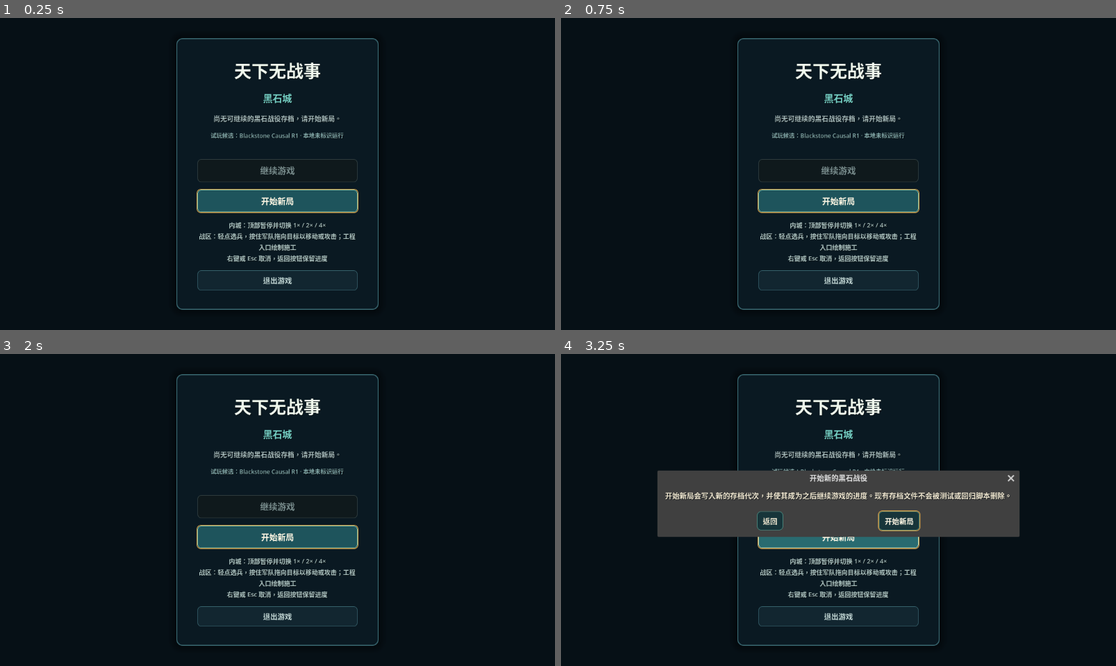
Above: before the commit, frames 1-4 (two rows, left to right).
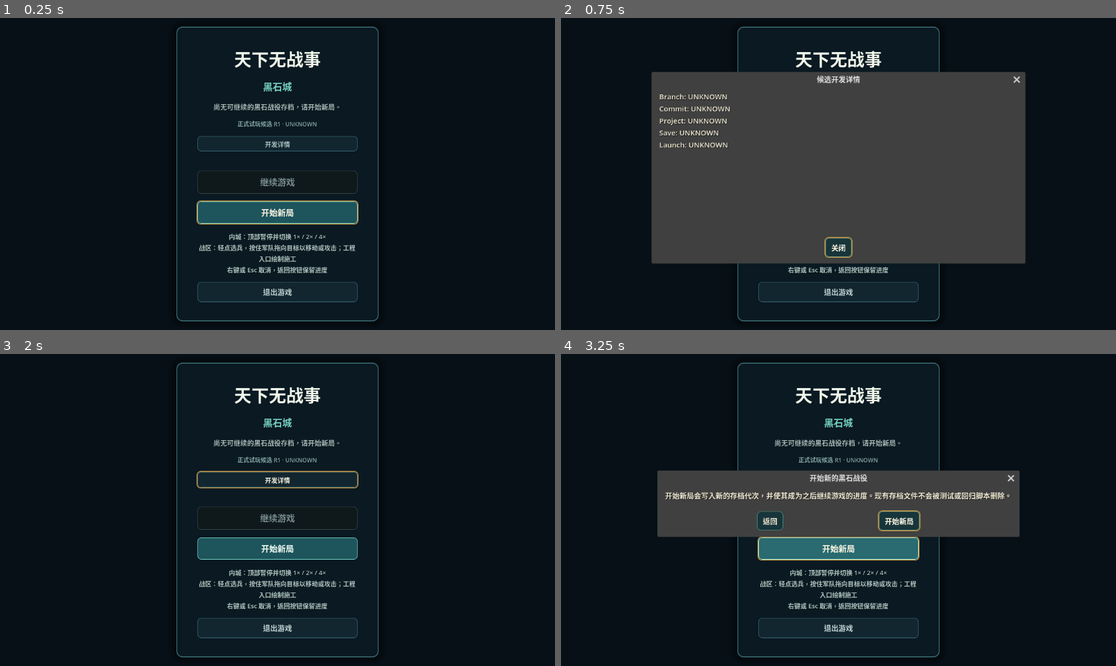
Above: after the commit, the same moments.

Repository: dodabojcuk-sys/Peace-Under-Heaven
Game: Godot game, scene res://scenes/title_shell.tscn
Same seed, same stepped clock (60 frames per second), same inputs: the game is played once before the commit and once after it.
Inputs (mouse positions are in pixels of both pictures, inside the frame that each line leads up to):
- Up to frame 1 (0.25 s): no input
- Up to frame 2 (0.75 s): click (838, 142) at 0.5 s, where only the run after the commit has a clickable "开发详情"
- Up to frame 3 (2 s): click (277, 584) at 1.25 s, where only the run after the commit has a clickable "关闭"
- Up to frame 4 (3.25 s): click "开始新局" at 2 s; click "开始新局" at 2.75 s

The runs differ from the first frame. In frame 1, 7.5% of the frame differs, in the area x 31-69%, y 2-98%; in frame 2, 43%, in the area x 16-84%, y 2-98%; in frame 3, 7.7%; in frame 4, 5.8%.

Commit message:
feat: make candidate launches version and save aware

Diff:
--- a/scenes/title_shell.tscn
+++ b/scenes/title_shell.tscn
@@ -152,9 +152,27 @@
 layout_mode = 2
 theme_override_colors/font_color = Color(0.52, 0.67, 0.67, 1)
 theme_override_font_sizes/font_size = 12
-text = "试玩候选：Blackstone Causal R1"
+text = "正式试玩候选 R1 · UNKNOWN"
 horizontal_alignment = 1
 autowrap_mode = 2
+
+[node name="DevelopmentDetailsButton" type="Button" parent="SafeArea/Center/TitlePanel/Margins/Content"]
+unique_name_in_owner = true
+custom_minimum_size = Vector2(0, 32)
+layout_mode = 2
+focus_mode = 2
+theme_override_colors/font_color = Color(0.68, 0.77, 0.76, 1)
+theme_override_font_sizes/font_size = 13
+theme_override_styles/normal = SubResource("StyleBoxFlat_secondary_normal")
+theme_override_styles/hover = SubResource("StyleBoxFlat_secondary_hover")
+theme_override_styles/pressed = SubResource("StyleBoxFlat_secondary_hover")
+text = "开发详情"
+
+[node name="DevelopmentDetailsDialog" type="AcceptDialog" parent="."]
+unique_name_in_owner = true
+title = "候选开发详情"
+dialog_text = "Branch: UNKNOWN\nCommit: UNKNOWN\nProject: UNKNOWN\nSave: UNKNOWN\nLaunch: UNKNOWN"
+ok_button_text = "关闭"
 
 [node name="Spacer" type="Control" parent="SafeArea/Center/TitlePanel/Margins/Content"]
 custom_minimum_size = Vector2(0, 8)
--- a/scripts/runtime_identity.gd
+++ b/scripts/runtime_identity.gd
@@ -9,6 +9,7 @@
 const CAMPAIGN_START_CONTINUE := &"CONTINUE"
 const CAMPAIGN_START_NEW := &"NEW"
 const SAVE_DIRECTORY_ARGUMENT_PREFIX := "--txwzs-v5-save-dir="
+const CANDIDATE_VERSION_FORMAL_R1 := "FORMAL-CANDIDATE-R1"
 
 var current_identity: Dictionary = {}
 var current_title := ""
@@ -16,6 +17,7 @@
 
 
 func _ready() -> void:
+	set_process(false)
 	_apply_after_scene_ready()
 
 
@@ -32,6 +34,20 @@
 	if DisplayServer.get_name() != "headless":
 		DisplayServer.window_set_title(current_title)
 	print("TXWZS_RUNTIME_IDENTITY %s" % current_title)
+	set_process(true)
+
+
+func _process(_delta: float) -> void:
+	var scene_label := _detect_current_scene_label()
+	if scene_label == "UNKNOWN":
+		return
+	if scene_label == String(current_identity.get("scene", "UNKNOWN")):
+		return
+	current_identity.scene = scene_label
+	current_title = build_window_title(current_identity, true)
+	if DisplayServer.get_name() != "headless":
+		DisplayServer.window_set_title(current_title)
+	print("TXWZS_RUNTIME_IDENTITY %s" % current_title)
 
 
 func _detect_current_scene_label() -> String:
@@ -42,6 +58,13 @@
 	if scene_path.ends_with("/title_shell.tscn"):
 		return SCENE_TITLE
 	if scene_path.ends_with("/blank_map.tscn"):
+		var controller := scene.get_node_or_null("ConstructionController")
+		if (
+			controller != null
+			and controller.has_method("get_formal_battle_scene")
+			and controller.get_formal_battle_scene() != null
+		):
+			return SCENE_BATTLE_C0
 		return SCENE_CITY
 	if scene_path.ends_with("/c0_battle_graybox.tscn"):
 		return SCENE_BATTLE_C0
@@ -75,13 +98,21 @@
 	var values := {
 		"launcher": "",
 		"scene": "",
+		"candidate": "",
 		"branch": "",
 		"commit": "",
 		"dirty": "",
 		"launch_id": "",
+		"project_key": "",
+		"save_key": "",
+		"project_path": "",
+		"save_directory": "",
 	}
 	for argument in user_args:
 		var text := String(argument)
+		if text.begins_with(SAVE_DIRECTORY_ARGUMENT_PREFIX):
+			values.save_directory = text.trim_prefix(SAVE_DIRECTORY_ARGUMENT_PREFIX)
+			continue
 		for key in values:
 			var prefix := "--txwzs-%s=" % key.replace("_", "-")
 			if text.begins_with(prefix):
@@ -93,21 +124,33 @@
 	var identified := (
 		String(values.launcher) == "1"
 		and scene in KNOWN_SCENES
+		and String(values.candidate) == CANDIDATE_VERSION_FORMAL_R1
 		and not String(values.branch).is_empty()
-		and commit.length() == 7
+		and commit.length() in [7, 40]
 		and commit.is_valid_hex_number()
 		and String(values.dirty) in ["0", "1"]
 		and not String(values.launch_id).is_empty()
+		and String(values.project_key).length() == 16
+		and String(values.project_key).is_valid_hex_number()
+		and String(values.save_key).length() == 16
+		and String(values.save_key).is_valid_hex_number()
+		and not String(values.project_path).is_empty()
+		and not String(values.save_directory).is_empty()
 	)
 	if not identified:
 		scene = fallback_scene if fallback_scene in KNOWN_SCENES else "UNKNOWN"
 	return {
 		"identified": identified,
 		"scene": scene,
+		"candidate": String(values.candidate) if identified else "UNKNOWN",
 		"branch": String(values.branch) if identified else "",
 		"commit": commit.to_lower() if identified else "",
 		"dirty": String(values.dirty) == "1" if identified else false,
 		"launch_id": String(values.launch_id) if identified else "",
+		"project_key": String(values.project_key).to_lower() if identified else "",
+		"save_key": String(values.save_key).to_lower() if identified else "",
+		"project_path": String(values.project_path) if identified else "",
+		"save_directory": String(values.save_directory) if identified else "",
 	}
 
 
@@ -119,12 +162,14 @@
 		return TITLE_BASE
 	var scene := String(identity.get("scene", "UNKNOWN"))
 	if not bool(identity.get("identified", false)):
-		return "%s · %s · DEBUG · UNIDENTIFIED" % [TITLE_BASE, scene]
+		return "%s · %s · DEBUG · UNKNOWN" % [TITLE_BASE, scene]
+	var commit := String(identity.get("commit", ""))
+	var display_commit := commit.substr(0, mini(commit.length(), 12))
 	var title := "%s · %s · %s@%s · DEBUG" % [
 		TITLE_BASE,
 		scene,
 		String(identity.get("branch", "")),
-		String(identity.get("commit", "")),
+		display_commit,
 	]
 	if bool(identity.get("dirty", false)):
 		title += " · DIRTY"
--- a/scripts/title_shell.gd
+++ b/scripts/title_shell.gd
@@ -11,6 +11,8 @@
 @onready var exit_button: Button = %ExitButton
 @onready var status_label: Label = %Status
 @onready var version_label: Label = %Version
+@onready var development_details_button: Button = %DevelopmentDetailsButton
+@onready var development_details_dialog: AcceptDialog = %DevelopmentDetailsDialog
 @onready var new_game_confirmation: ConfirmationDialog = %NewGameConfirmation
 
 var _city_transition_requested := false
@@ -21,6 +23,7 @@
 	new_game_button.pressed.connect(_on_new_game_pressed)
 	new_game_confirmation.confirmed.connect(_on_new_game_confirmed)
 	exit_button.pressed.connect(_on_exit_pressed)
+	development_details_button.pressed.connect(_toggle_development_details)
 	_refresh_candidate_identity()
 	var can_continue := _has_continuable_campaign()
 	enter_city_button.disabled = not can_continue
@@ -92,11 +95,25 @@
 func _refresh_candidate_identity() -> void:
 	var identity := RUNTIME_IDENTITY.parse_identity(OS.get_cmdline_user_args(), RUNTIME_IDENTITY.SCENE_TITLE)
 	version_label.text = (
-		"试玩候选：Blackstone Causal R1 · %s@%s%s" % [
-			str(identity.get("branch", "")),
-			str(identity.get("commit", "")),
+		"正式试玩候选 R1 · %s%s" % [
+			str(identity.get("commit", "")).substr(0, 12),
 			" · DIRTY" if bool(identity.get("dirty", false)) else "",
 		]
 		if bool(identity.get("identified", false))
-		else "试玩候选：Blackstone Causal R1 · 本地未标识运行"
+		else "正式试玩候选 R1 · UNKNOWN"
 	)
+	development_details_dialog.dialog_text = (
+		"Branch: %s\nCommit: %s\nProject: %s\nSave: %s\nLaunch: %s" % [
+			str(identity.get("branch", "")),
+			str(identity.get("commit", "")),
+			str(identity.get("project_path", "")),
+			str(identity.get("save_directory", "")),
+			str(identity.get("launch_id", "")),
+		]
+		if bool(identity.get("identified", false))
+		else "Branch: UNKNOWN\nCommit: UNKNOWN\nProject: UNKNOWN\nSave: UNKNOWN\nLaunch: UNKNOWN"
+	)
+
+
+func _toggle_development_details() -> void:
+	development_details_dialog.popup_centered(Vector2i(760, 360))
--- a/tests/run_m1b_playable_shell_smoke.gd
+++ b/tests/run_m1b_playable_shell_smoke.gd
@@ -40,10 +40,12 @@
 		var new_game: Button = title.get_node("SafeArea/Center/TitlePanel/Margins/Content/NewGameButton")
 		var help: Label = title.get_node("SafeArea/Center/TitlePanel/Margins/Content/Help")
 		var version: Label = title.get_node("SafeArea/Center/TitlePanel/Margins/Content/Version")
+		var details_button: Button = title.get_node("SafeArea/Center/TitlePanel/Margins/Content/DevelopmentDetailsButton")
+		var details: AcceptDialog = title.get_node("DevelopmentDetailsDialog")
 		var exit: Button = title.get_node("SafeArea/Center/TitlePanel/Margins/Content/ExitButton")
 		var panel: PanelContainer = title.get_node("SafeArea/Center/TitlePanel")
 		var viewport := Rect2(Vector2.ZERO, Vector2(target_size))
-		var controls := [title_label, city_label, version, enter, new_game, help, exit]
+		var controls := [title_label, city_label, version, details_button, enter, new_game, help, exit]
 		_check(
 			title_label.text == "天下无战事"
 				and city_label.text == "黑石城"
@@ -53,10 +55,21 @@
 				and help.text.contains("移动或攻击")
 				and help.text.contains("工程入口绘制施工")
 				and help.text.contains("右键或 Esc 取消")
-				and version.text.contains("Blackstone Causal R1")
+				and version.text.contains("正式试玩候选 R1")
+				and version.text.contains("UNKNOWN")
+				and details_button.text == "开发详情"
+				and not details.visible
 				and exit.text == "退出游戏",
 			"%dx%d exposes candidate identity, new/continue and concise operation help" % [target_size.x, target_size.y]
 		)
+		details_button.pressed.emit()
+		_check(
+			details.visible
+				and details.dialog_text.contains("Commit: UNKNOWN")
+				and details_button.text == "开发详情",
+			"%dx%d development details are disclosed only on demand" % [target_size.x, target_size.y]
+		)
+		details.hide()
 		_check(
 			(enter.has_focus() and not enter.disabled) or (new_game.has_focus() and enter.disabled),
 			"%dx%d focuses the first available campaign action" % [target_size.x, target_size.y]
--- a/tests/run_runtime_identity_smoke.gd
+++ b/tests/run_runtime_identity_smoke.gd
@@ -9,6 +9,7 @@
 func _init() -> void:
 	_test_clean_city_identity()
 	_test_dirty_city_identity()
+	_test_full_commit_identity()
 	_test_battle_identity()
 	_test_unidentified_identity()
 	_test_release_title()
@@ -44,6 +45,20 @@
 	)
 
 
+func _test_full_commit_identity() -> void:
+	var full_commit := "0da50abe317a9941f661c827c5b511917a081f2e"
+	var identity: Dictionary = RUNTIME_IDENTITY_SCRIPT.parse_identity(
+		_identified_args("TITLE", "candidate/r1", full_commit, "0"),
+		"TITLE"
+	)
+	_expect(String(identity.commit) == full_commit, "full launch commit is retained for diagnostics")
+	_expect(
+		RUNTIME_IDENTITY_SCRIPT.build_window_title(identity, true)
+			== "天下无战事 · TITLE · candidate/r1@0da50abe317a · DEBUG",
+		"window title abbreviates the actual full commit to twelve characters"
+	)
+
+
 func _test_battle_identity() -> void:
 	var identity: Dictionary = RUNTIME_IDENTITY_SCRIPT.parse_identity(
 		_identified_args("BATTLE-C0", "main", "7654321", "0"),
@@ -68,7 +83,7 @@
 	)
 	_expect(
 		RUNTIME_IDENTITY_SCRIPT.build_window_title(city_identity, true)
-			== "天下无战事 · CITY · DEBUG · UNIDENTIFIED",
+			== "天下无战事 · CITY · DEBUG · UNKNOWN",
 		"direct CITY launch is visibly unidentified"
 	)
 	var battle_identity: Dictionary = RUNTIME_IDENTITY_SCRIPT.parse_identity(
@@ -77,7 +92,7 @@
 	)
 	_expect(
 		RUNTIME_IDENTITY_SCRIPT.build_window_title(battle_identity, true)
-			== "天下无战事 · BATTLE-C0 · DEBUG · UNIDENTIFIED",
+			== "天下无战事 · BATTLE-C0 · DEBUG · UNKNOWN",
 		"direct BATTLE-C0 launch remains distinguishable and unidentified"
 	)
 
@@ -103,10 +118,15 @@
 	return PackedStringArray([
 		"--txwzs-launcher=1",
 		"--txwzs-scene=%s" % scene,
+		"--txwzs-candidate=FORMAL-CANDIDATE-R1",
 		"--txwzs-branch=%s" % branch,
 		"--txwzs-commit=%s" % commit,
 		"--txwzs-dirty=%s" % dirty,
 		"--txwzs-launch-id=test-launch",
+		"--txwzs-project-key=0123456789abcdef",
+		"--txwzs-save-key=fedcba9876543210",
+		"--txwzs-project-path=/tmp/txwzs-project",
+		"--txwzs-v5-save-dir=/tmp/txwzs-save",
 	])
 
 
Not shown, changed: RUN_CURRENT_TXWZS.command
Not shown, added: RUN_ISOLATED_TXWZS.command
Not shown, added: docs/design/FORMAL_CANDIDATE_USABILITY_R1.md
